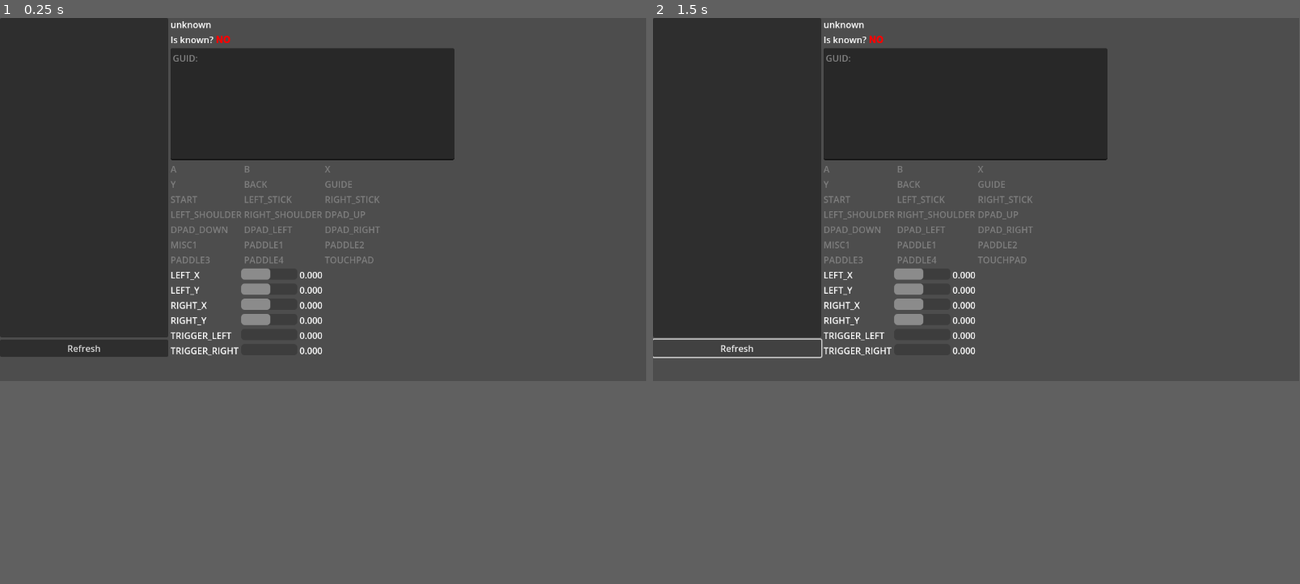
Above: before the commit, frames 1-2 (left to right).
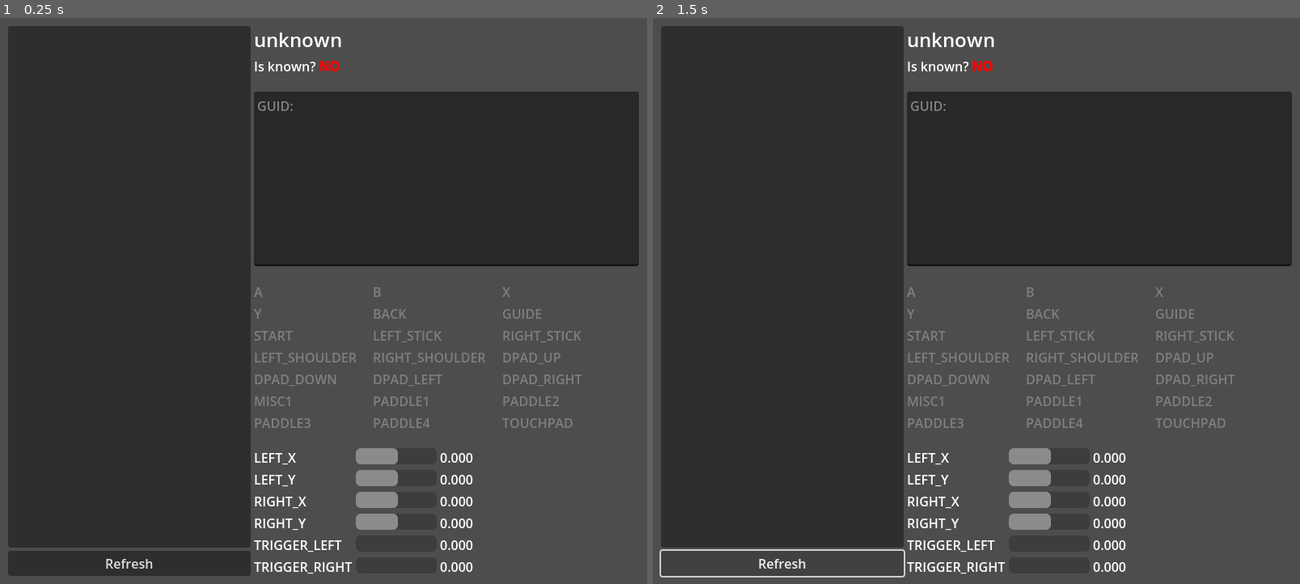
Above: after the commit, the same moments.

Repository: Toxe/godot-gamepads
Game: Godot game, scene res://scenes/main/main.tscn
The game is run twice, just before and just after one commit, with the same random seed, the same clock (stepped at 60 frames per second) and the same inputs.
Inputs:
- Up to frame 1 (0.25 s): no input
- Up to frame 2 (1.5 s): click "Refresh" at 0.5 s; click "Refresh" at 1.25 s
In our replay, the window is 799x449 before the commit and 800x700 after it. These sizes can differ from the game's own. Grey fills any space a smaller window leaves; there, only what the larger window draws over its background counts as a difference.

The runs differ from the first frame. In frame 1, 41% of the frame differs, in the area x 0-99%, y 0-99%; in frame 2, 39%.

Commit message:
Reworked the GUI

Diff:
--- /dev/null
+++ b/Gamepads/gui/theme.tres
@@ -0,0 +1,7 @@
+[gd_resource type="Theme" load_steps=2 format=3 uid="uid://by0hbu3qyyqqi"]
+
+[sub_resource type="StyleBoxEmpty" id="StyleBoxEmpty_526xo"]
+
+[resource]
+HSeparator/constants/separation = 12
+HSeparator/styles/separator = SubResource("StyleBoxEmpty_526xo")
--- a/Gamepads/project.godot
+++ b/Gamepads/project.godot
@@ -24,6 +24,11 @@
 gdscript/warnings/unsafe_cast=1
 gdscript/warnings/unsafe_call_argument=1
 
+[display]
+
+window/size/viewport_width=800
+window/size/viewport_height=700
+
 [rendering]
 
 renderer/rendering_method="gl_compatibility"
--- a/Gamepads/scenes/main/main.gd
+++ b/Gamepads/scenes/main/main.gd
@@ -1,4 +1,4 @@
-extends Node2D
+extends Control
 
 var current_gamepad := -1
 
--- a/Gamepads/scenes/main/main.tscn
+++ b/Gamepads/scenes/main/main.tscn
@@ -1,6 +1,7 @@
-[gd_scene load_steps=3 format=3 uid="uid://by8ud4000kl57"]
+[gd_scene load_steps=4 format=3 uid="uid://by8ud4000kl57"]
 
 [ext_resource type="Script" uid="uid://bxf6lmce6te05" path="res://scenes/main/main.gd" id="1_yk0p1"]
+[ext_resource type="Theme" uid="uid://by0hbu3qyyqqi" path="res://gui/theme.tres" id="2_iuonh"]
 
 [sub_resource type="Theme" id="Theme_f1srn"]
 ButtonNotPressed/base_type = &"Label"
@@ -8,12 +9,22 @@
 ButtonPressed/base_type = &"Label"
 ButtonPressed/colors/font_color = Color(1, 1, 1, 1)
 
-[node name="Main" type="Node2D"]
+[node name="Main" type="MarginContainer"]
+anchors_preset = 15
+anchor_right = 1.0
+anchor_bottom = 1.0
+grow_horizontal = 2
+grow_vertical = 2
+theme_override_constants/margin_left = 10
+theme_override_constants/margin_top = 10
+theme_override_constants/margin_right = 10
+theme_override_constants/margin_bottom = 10
 script = ExtResource("1_yk0p1")
 
 [node name="HBoxContainer" type="HBoxContainer" parent="."]
-offset_right = 810.0
-offset_bottom = 566.0
+layout_mode = 2
+size_flags_horizontal = 3
+size_flags_vertical = 3
 
 [node name="VBoxContainer" type="VBoxContainer" parent="HBoxContainer"]
 layout_mode = 2
@@ -33,6 +44,7 @@
 
 [node name="NameLabel" type="Label" parent="HBoxContainer/VBoxContainer2"]
 layout_mode = 2
+theme_override_font_sizes/font_size = 24
 text = "Gamepad"
 
 [node name="IsKnownLabel" type="RichTextLabel" parent="HBoxContainer/VBoxContainer2"]
@@ -41,14 +53,23 @@
 text = "Is known? [color=red]no[/color]"
 fit_content = true
 
+[node name="HSeparator" type="HSeparator" parent="HBoxContainer/VBoxContainer2"]
+layout_mode = 2
+theme = ExtResource("2_iuonh")
+
 [node name="InfoTextEdit" type="TextEdit" parent="HBoxContainer/VBoxContainer2"]
-custom_minimum_size = Vector2(0, 200)
-layout_mode = 2
+layout_mode = 2
+size_flags_vertical = 3
 editable = false
 
+[node name="HSeparator2" type="HSeparator" parent="HBoxContainer/VBoxContainer2"]
+layout_mode = 2
+theme = ExtResource("2_iuonh")
+
 [node name="GridContainer" type="GridContainer" parent="HBoxContainer/VBoxContainer2"]
 layout_mode = 2
 theme = SubResource("Theme_f1srn")
+theme_override_constants/h_separation = 20
 columns = 3
 
 [node name="LabelButton0" type="Label" parent="HBoxContainer/VBoxContainer2/GridContainer"]
@@ -155,6 +176,10 @@
 layout_mode = 2
 theme_type_variation = &"ButtonNotPressed"
 text = "TOUCHPAD"
+
+[node name="HSeparator3" type="HSeparator" parent="HBoxContainer/VBoxContainer2"]
+layout_mode = 2
+theme = ExtResource("2_iuonh")
 
 [node name="GridContainer2" type="GridContainer" parent="HBoxContainer/VBoxContainer2"]
 layout_mode = 2
